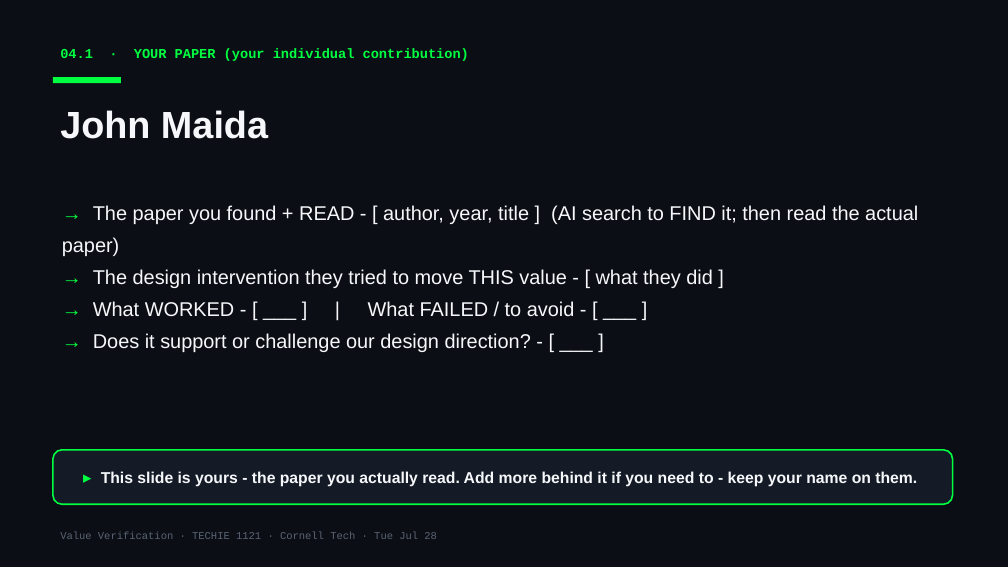
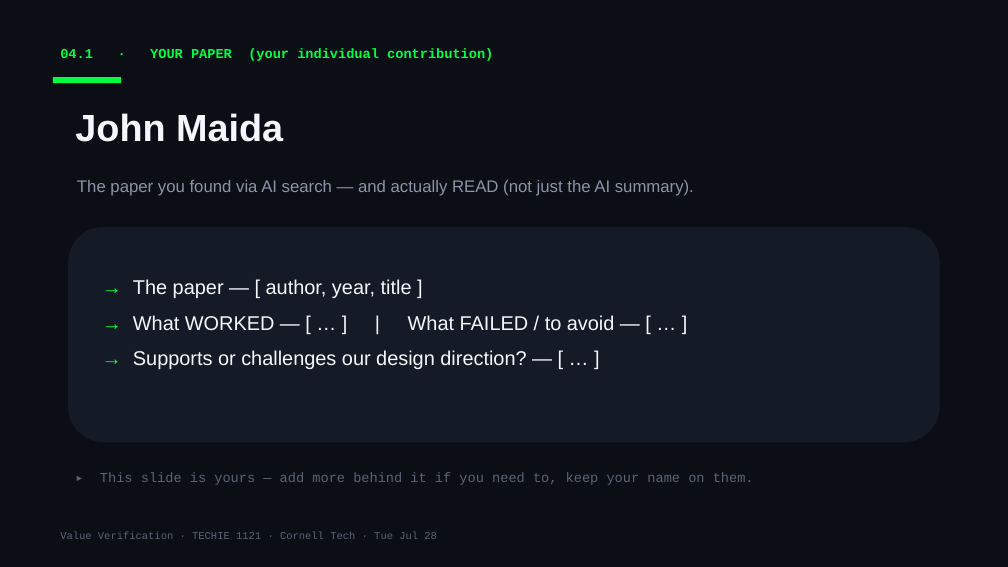
Before and after one commit to Cornell-Tech-Vibe-Coding-Summer-2026/website, a slide deck: slide 7 of slides/team-decks/Week3-Tue-jamins-2nd-team.pptx. Drawn at 1008x567 pixels with LibreOffice and Linux fonts; fonts in the diff are those of the drawing. Boxes give left, top, right and bottom in pixels: in the first picture for what was removed or moved away, otherwise in the second. Text is boxed around its words. In the diff, an @@ line names an element or a change of style, - is before the commit and + after.

```diff
--- a/slides/team-decks/Week3-Tue-jamins-2nd-team.pptx
+++ b/slides/team-decks/Week3-Tue-jamins-2nd-team.pptx
@@ text "04.1 · YOUR PAPER (your ..." rewrapped from (60, 49, 469, 61) to (60, 49, 493, 61) @@
@@ text "John Maida": place and size @@
-text "John Maida" at (60, 110, 268, 139)
+text "John Maida" at (75, 113, 283, 142)
@@ text added at (77, 180, 694, 196), 16 pt, text #8A94A6 @@
+The paper you found via AI search — and actually READ (not just the AI summary).
@@ rounded rectangle added at (68, 227, 940, 442), fill #151B26 @@
@@ text at (133, 279, 615, 369): text changed @@
-→ The paper you found + READ - [ author, year, title ] (AI search to FIND it; then read the actual paper)
-→ The design intervention they tried to move THIS value - [ what they did ]
-→ What WORKED - [ ___ ] | What FAILED / to avoid - [ ___ ]
-→ Does it support or challenge our design direction? - [ ___ ]
+→ The paper — [ author, year, title ]
+→ What WORKED — [ … ] | What FAILED / to avoid — [ … ]
+→ Supports or challenges our design direction? — [ … ]
@@ rounded rectangle removed at (53, 450, 953, 504) @@
@@ text "▸ This slide is yours ..." at (100, 472, 754, 485): vertical alignment middle to top @@
@@ text at (100, 472, 754, 485): text changed; size 15 to 13 pt; font Arial to Courier New; text colour #F5F7FA to #5A6474; bold off @@
-▸ This slide is yours - the paper you actually read. Add more behind it if you need to - keep your name on them.
+▸ This slide is yours — add more behind it if you need to, keep your name on them.
```
Also in this commit, not shown: 9 other slides changed, 6 other files.
